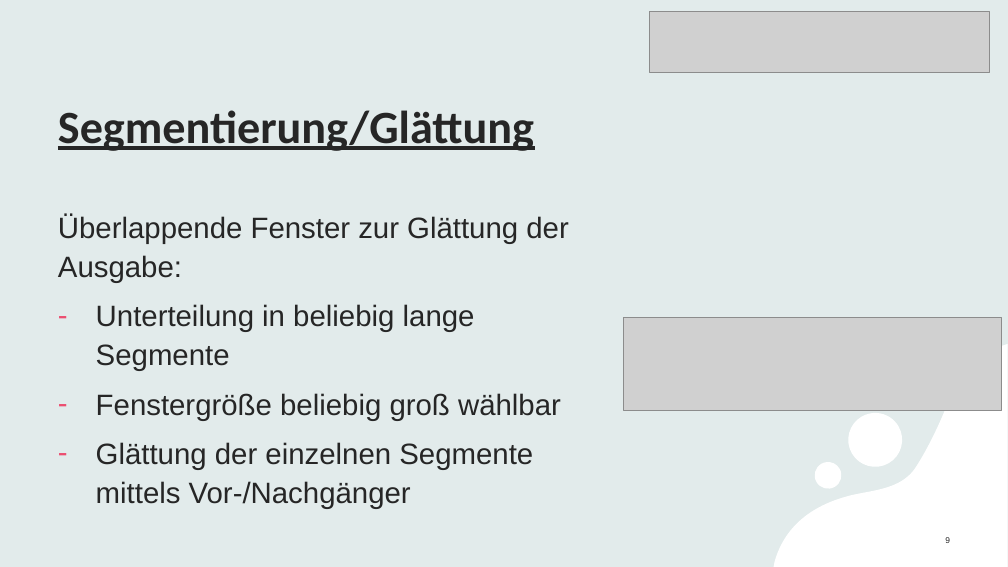
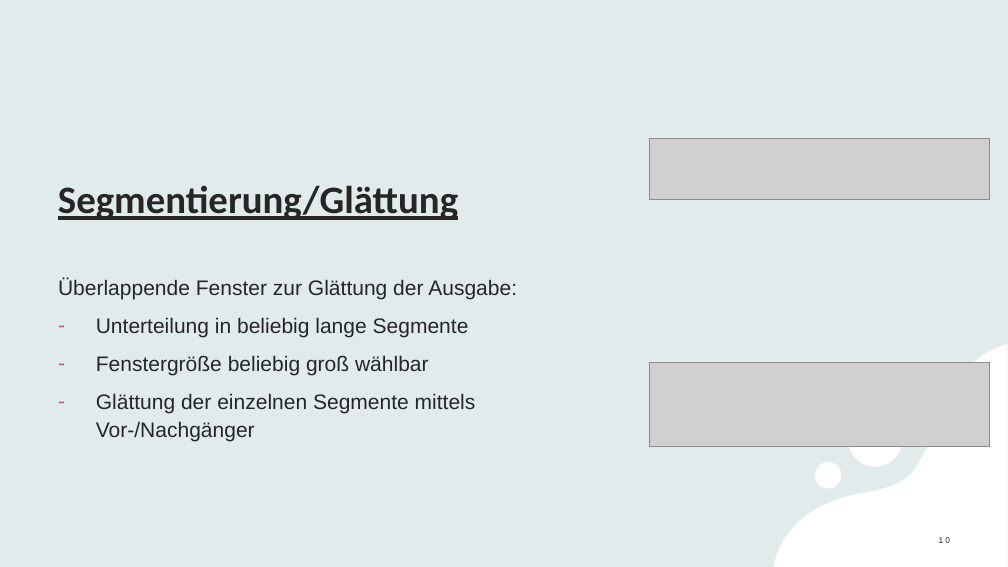
Before and after one commit to Linelle-7/Sprecherkennung-Deep-Learning-, a slide deck: slide 10 of VoiceRecognition_Zwischenstand .pptx (slide 9 before the commit). Drawn at 1008x567 pixels with LibreOffice and Linux fonts; fonts in the diff are those of the drawing; grey boxes stand for pictures. Boxes give left, top, right and bottom in pixels: in the first picture for what was removed or moved away, otherwise in the second. Text is boxed around its words. In the diff, an @@ line names an element or a change of style, - is before the commit and + after.

```diff
--- a/VoiceRecognition_Zwischenstand .pptx
+++ b/VoiceRecognition_Zwischenstand .pptx
@@ title "Segmentierung/Glättung" at box(58, 185, 458, 220): size 44 to 37 pt @@
@@ picture: place and size @@
-picture at box(650, 11, 990, 73)
+picture at box(650, 138, 990, 200)
@@ text "Überlappende Fenster zur Glättung der ...": place and size @@
-text "Überlappende Fenster zur Glättung der ..." at box(58, 215, 568, 509)
+text "Überlappende Fenster zur Glättung der ..." at box(58, 278, 517, 442)
@@ text "Überlappende Fenster zur Glättung der ..." at box(58, 278, 517, 442): size 28 to 20 pt @@
@@ picture: place and size @@
-picture at box(624, 318, 1001, 411)
+picture at box(650, 363, 990, 447)
@@ page number at box(939, 537, 950, 543): text changed @@
-9
+10
```
Also in this commit, not shown: 2 other slides changed, 2 slides added, 1 slide removed, 30 other files.
